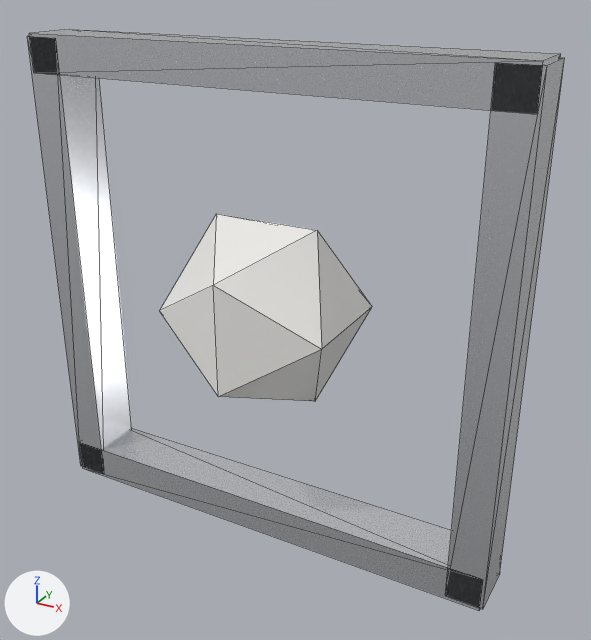
Two versions of the glTF model public/models/YC4413E_1.glb, one commit apart.
Before and after are seen from a 50 mm lens placed at (1.25, -2.07, 1.02), pointed at (0.09, 0.03, -0.03). The lights are fixed; the arrows at lower left show +X, +Y and +Z. The picture after the commit comes second. Mesh edges are drawn as thin lines.

The first picture shows 'g0', 'g1', 'g2', 'g3', 'g4'.
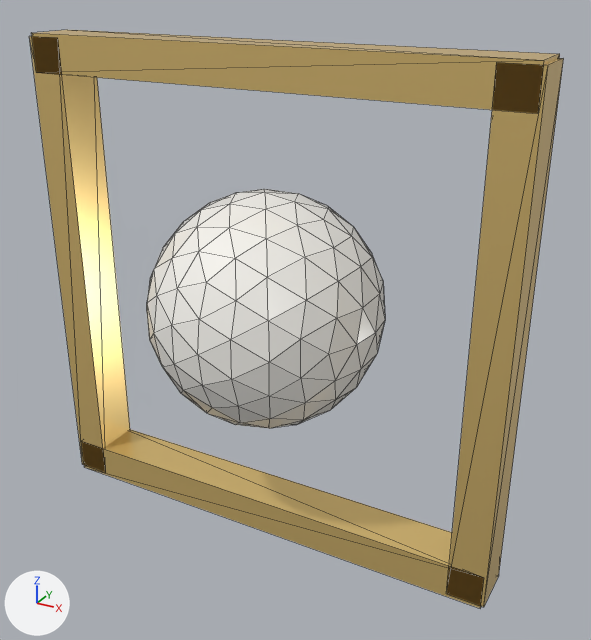
Changed parts and their boxes [x1, y1, x2, y2] in the pictures (591 x 640 px):
'g4', reshaped (12% wider, 28% taller): before [160, 214, 372, 401]; after [147, 189, 385, 428]
'g3', recoloured, surface changed (white to beige): [447, 58, 564, 607] in both
'g1', recoloured, surface changed (white to beige): [31, 30, 560, 113] in both
'g2', recoloured, surface changed (white to beige): [30, 37, 130, 472] in both
'g0', recoloured, surface changed (white to beige): [82, 429, 483, 607] in both

The change in detail:
Material 'Material_0' (mat_material_0) changes colour from white #eaecf1 to beige #f6d486; in linear values from (0.82, 0.839, 0.878) to (0.922, 0.659, 0.239).
In material 'Material_0' (mat_material_0), metallic goes from 0.85 to 0.62.
In material 'Material_0' (mat_material_0), roughness goes from 0.25 to 0.28.
me_geometry_4 is used by ob_g4; location (0.0, 0.0, 0.0).
me_geometry_4 had 12 vertices, 20 faces and spanned x -0.289..0.289, y -0.289..0.289, z -0.289..0.289.
me_geometry_4 now has 162 vertices, 320 faces and spans x -0.38..0.38, y -0.38..0.38, z -0.38..0.38.
me_geometry_4 part 1: 12 vertices removed from x -0.289..0.289, y -0.289..0.289, z -0.289..0.289; 162 vertices added at x -0.38..0.38, y -0.38..0.38, z -0.38..0.38, forming an icosphere of 320 faces.
